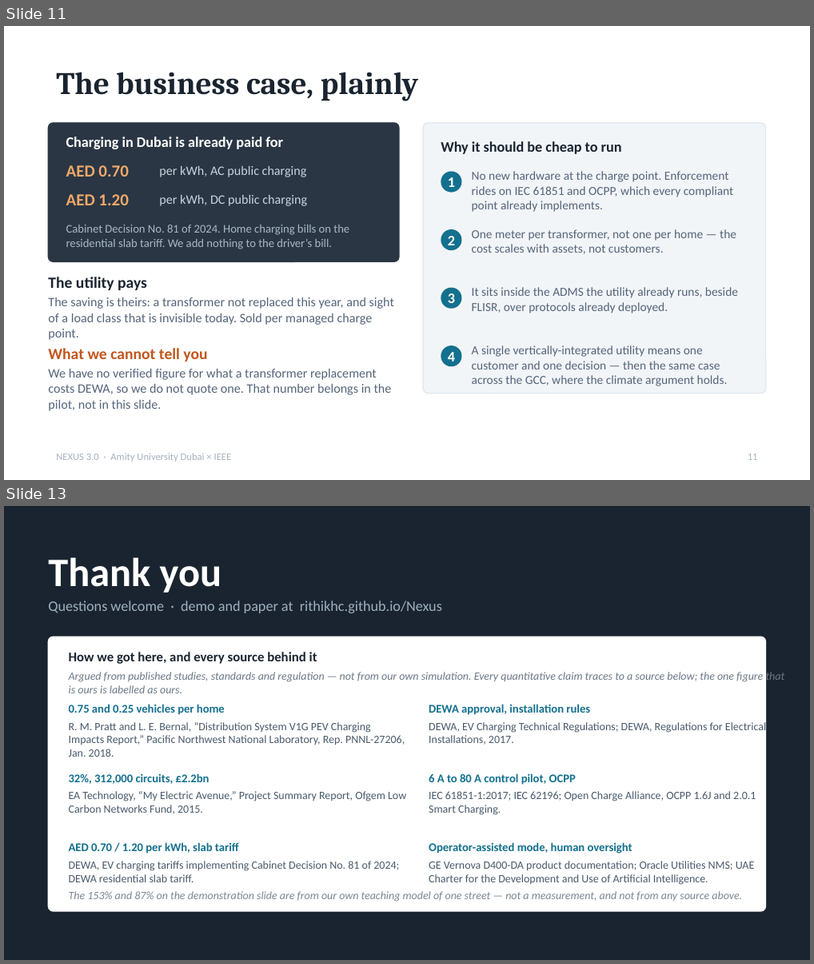
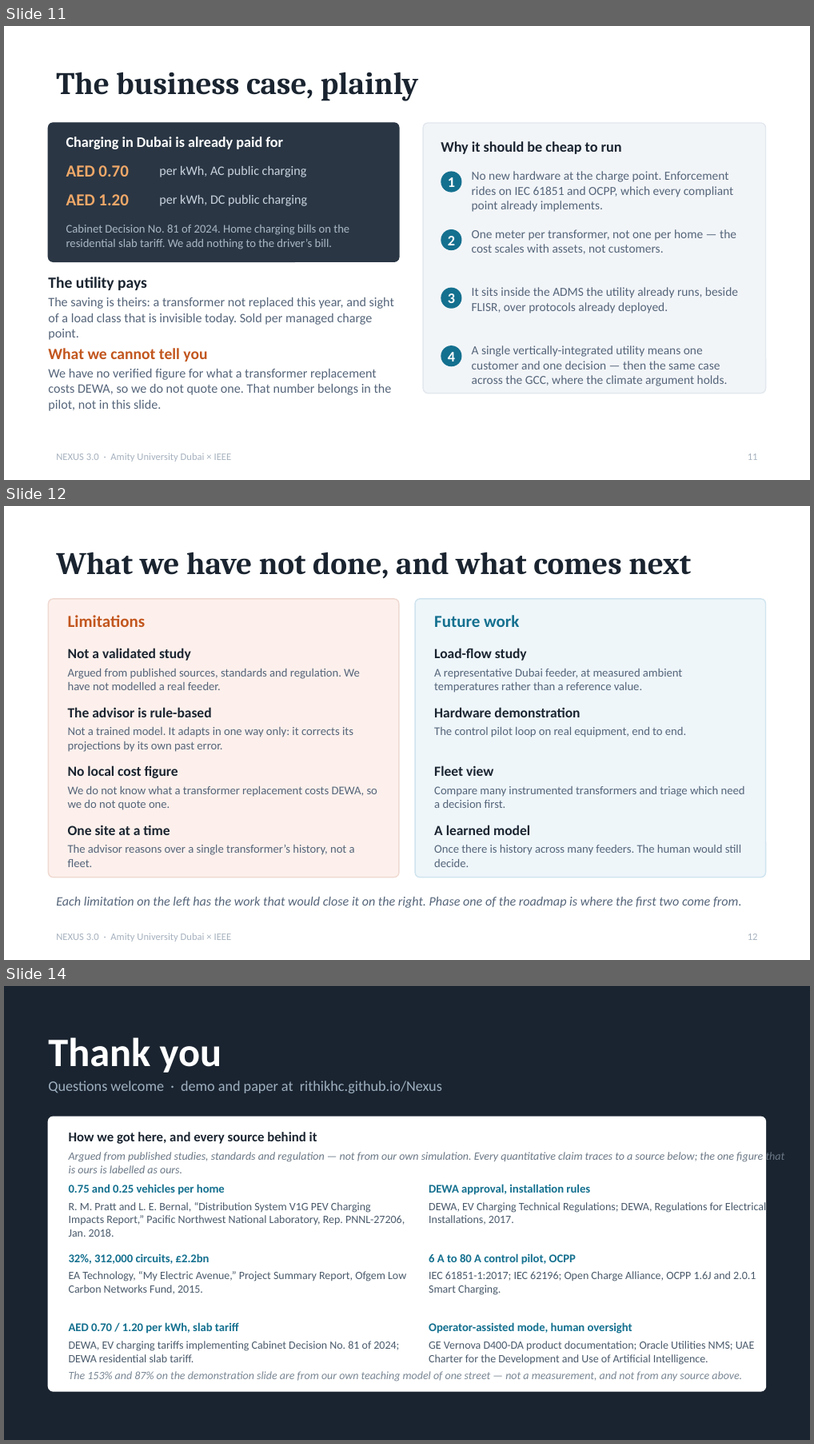
Before and after one commit to RithikhC/Nexus, a slide deck: deck/NEXUS-3.0-presentation.pptx. Shown one above the other, each under a label of ours: slides 11 and 13 before the commit, slides 11, 12 and 14 after it; the slides between them are not shown. The pictures are 814x964 and 814x1444 pixels, drawn with LibreOffice and Linux fonts; fonts in the diff are those of the drawing. Boxes give left, top, right and bottom in pixels: in the first picture for what was removed or moved away, otherwise in the second. Text is boxed around its words. In the diff, an @@ line names an element or a change of style, - is before the commit and + after.

```diff
--- a/deck/NEXUS-3.0-presentation.pptx
+++ b/deck/NEXUS-3.0-presentation.pptx
@@ slide 12 added at bbox=[4, 506, 810, 960], background #FFFFFF; not listed: 1 template element that a slide beside it also shows @@
@@ title added at bbox=[56, 552, 691, 579], 28 pt, text #1A2430, bold @@
+What we have not done, and what comes next
@@ rounded rectangle added at bbox=[48, 599, 399, 877], fill #FDF0EC, outline #EFD9D1 1 pt @@
@@ rounded rectangle added at bbox=[415, 599, 766, 877], fill #EEF6FA, outline #CFE4EE 1 pt @@
@@ text added at bbox=[68, 615, 146, 627], 15 pt, text #C2561E, bold @@
+Limitations
@@ text added at bbox=[434, 615, 519, 627], 15 pt, text #14708F, bold @@
+Future work
@@ text added at bbox=[68, 648, 191, 660], 12.5 pt, text #1A2430, bold @@
+Not a validated study
@@ text added at bbox=[434, 648, 527, 660], 12.5 pt, text #1A2430, bold @@
+Load-flow study
@@ text added at bbox=[68, 668, 360, 690], 10.5 pt, text #55657A @@
+Argued from published sources, standards and regulation. We have not modelled a real feeder.
@@ text added at bbox=[434, 668, 682, 692], 10.5 pt, text #55657A @@
+A representative Dubai feeder, at measured ambient temperatures rather than a reference value.
@@ text added at bbox=[68, 707, 212, 717], 12.5 pt, text #1A2430, bold @@
+The advisor is rule-based
@@ text added at bbox=[434, 707, 580, 717], 12.5 pt, text #1A2430, bold @@
+Hardware demonstration
@@ text added at bbox=[68, 727, 354, 752], 10.5 pt, text #55657A @@
+Not a trained model. It adapts in one way only: it corrects its projections by its own past error.
@@ text added at bbox=[434, 727, 686, 737], 10.5 pt, text #55657A @@
+The control pilot loop on real equipment, end to end.
@@ text added at bbox=[68, 765, 178, 778], 12.5 pt, text #1A2430, bold @@
+No local cost figure
@@ text added at bbox=[434, 765, 494, 776], 12.5 pt, text #1A2430, bold @@
+Fleet view
@@ text added at bbox=[68, 786, 378, 810], 10.5 pt, text #55657A @@
+We do not know what a transformer replacement costs DEWA, so we do not quote one.
@@ text added at bbox=[434, 786, 746, 808], 10.5 pt, text #55657A @@
+Compare many instrumented transformers and triage which need a decision first.
@@ text added at bbox=[68, 824, 170, 835], 12.5 pt, text #1A2430, bold @@
+One site at a time
@@ text added at bbox=[434, 824, 530, 835], 12.5 pt, text #1A2430, bold @@
+A learned model
@@ text added at bbox=[68, 844, 355, 867], 10.5 pt, text #55657A @@
+The advisor reasons over a single transformer’s history, not a fleet.
@@ text added at bbox=[434, 844, 742, 867], 10.5 pt, text #55657A @@
+Once there is history across many feeders. The human would still decide.
@@ text added at bbox=[56, 896, 742, 908], 11.5 pt, text #55657A, italic @@
+Each limitation on the left has the work that would close it on the right. Phase one of the roadmap is where the first two come from.
@@ page number added at bbox=[748, 933, 758, 940], 9 pt, text #A7B2BF @@
+12
@@ what was slide 13 is now slide 14 @@
```
Also in this commit, not shown: 1 slide changed, 4 other files.
